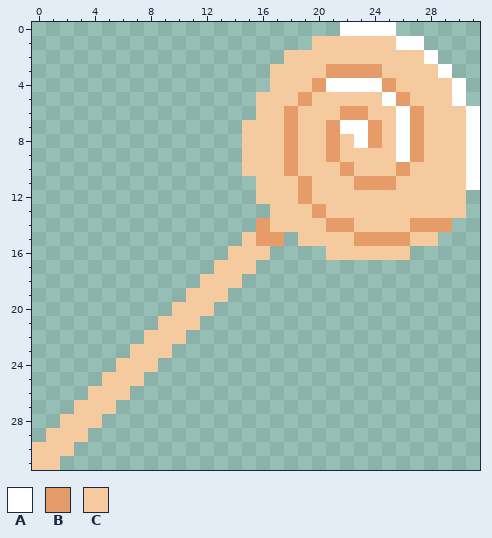
File history of a pixel-art file, Assets/world-parallax-background-32.aseprite. That is the earlier state.
32x32 pixels, 1 frame.
Visible layers, top first: "Shadow", "Highlights", "Base".
Palette (. is transparent): A #ffffff  B #e69c69  C #f6ca9f
Pixels before, first column x 0:
 0 ......................AAAA......
 1 ....................CCCCCCAA....
 2 ..................CCCCCCCCCCA...
 3 .................CCCCBBBBCCCCA..
 4 .................CCCBAAAABCCCCA.
 5 ................CCCBCCCCCABCCCA.
 6 ................CCBCCCBBCCABCCCA
 7 ...............CCCBCCBAABCABCCCA
 8 ...............CCCBCCBCABCABCCCA
 9 ...............CCCBCCBCCCCABCCCA
10 ...............CCCBCCCBCCCBCCCCA
11 ................CCCBCCCBBBCCCCCA
12 ................CCCBCCCCCCCCCCC.
13 .................CCCBCCCCCCCCCC.
14 ................BCCCCBBCCCCBBB..
15 ...............CBB.CCCCBBBBCC...
16 ..............CCC....CCCCCC.....
17 .............CCC................
18 ............CCC.................
19 ...........CCC..................
20 ..........CCC...................
21 .........CCC....................
22 ........CCC.....................
23 .......CCC......................
24 ......CCC.......................
25 .....CCC........................
26 ....CCC.........................
27 ...CCC..........................
28 ..CCC...........................
29 .CCC............................
30 CCC.............................
31 CC..............................
Once edited:
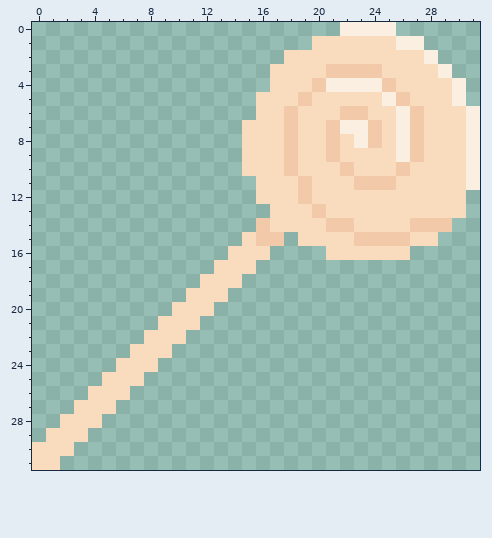
From old to new:
layer "Tint" opacity 63% added
colour A: #ffffff -> #fbefe1
colour B: #e69c69 -> #f2caa9
colour C: #f6ca9f -> #f8dcbd
Pixel boxes of the changes (left, top, right, bottom) in both pictures:
changed: (32, 22, 480, 470)
